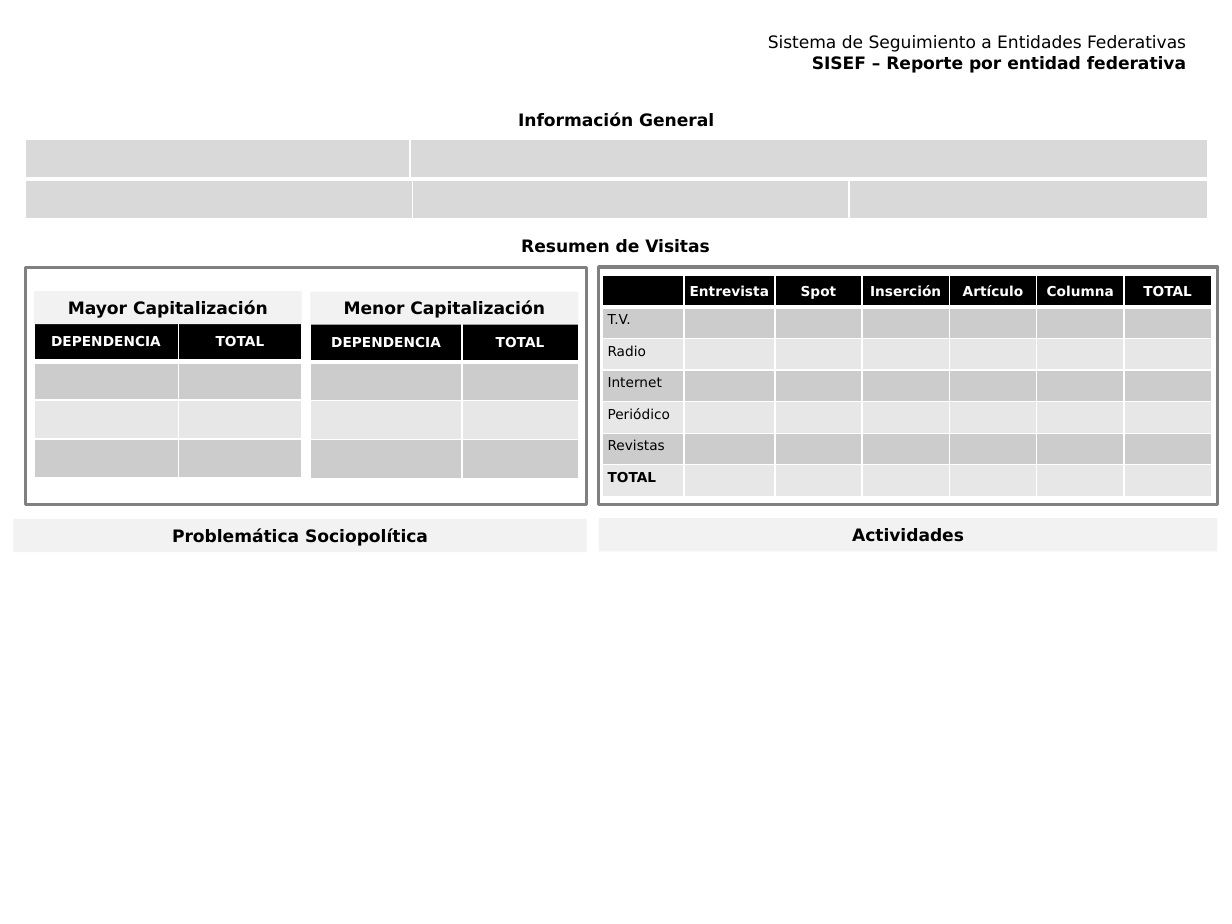
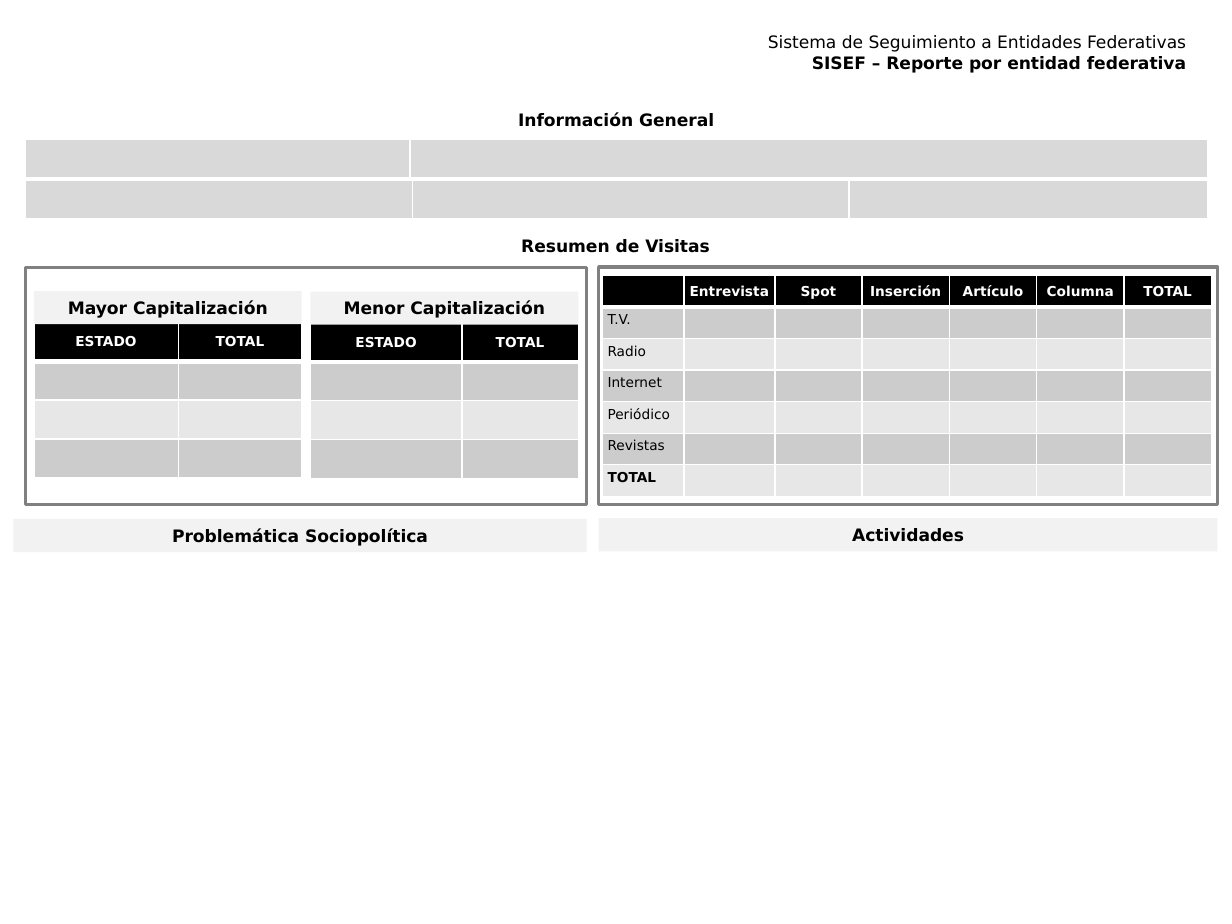
Before and after one commit to fpedro23/visitas, a slide deck: slide 3 of visitas_stg/static/ppt/Reporte_Dependencia_sisef.pptx. Drawn at 1232x924 pixels with LibreOffice and Linux fonts; fonts in the diff are those of the drawing; background and template pictures are left out. Boxes give left, top, right and bottom in pixels: in the first picture for what was removed or moved away, otherwise in the second. Text is boxed around its words. In the diff, an @@ line names an element or a change of style, - is before the commit and + after.

Commit message:
issue 76 resuelto

```diff
--- a/visitas_stg/static/ppt/Reporte_Dependencia_sisef.pptx
+++ b/visitas_stg/static/ppt/Reporte_Dependencia_sisef.pptx
@@ table at (34,323,302,478) @@
-row 1, column 1: DEPENDENCIA
+row 1, column 1: ESTADO
@@ table at (310,323,578,478) @@
-row 1, column 1: DEPENDENCIA
+row 1, column 1: ESTADO
```
